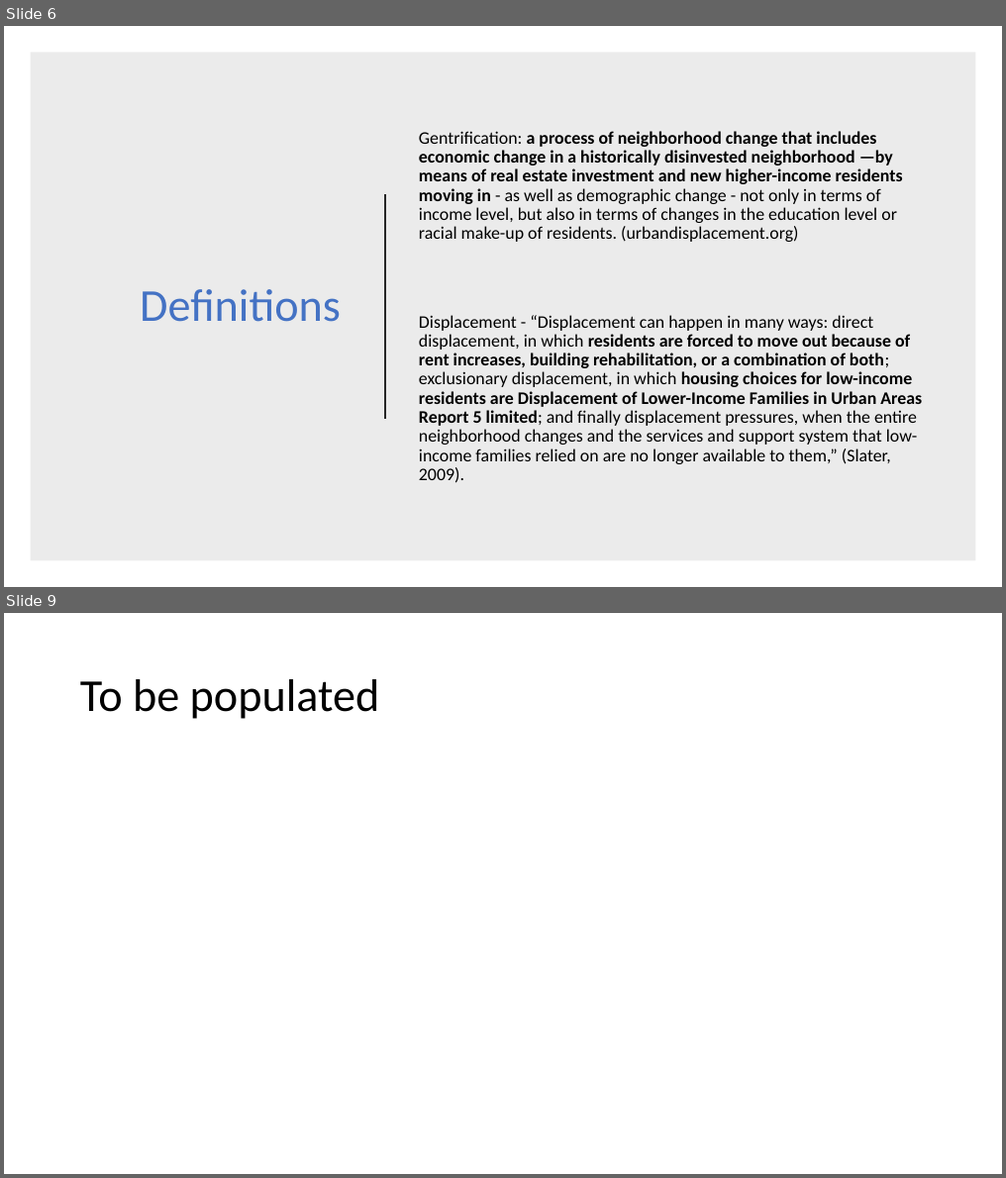
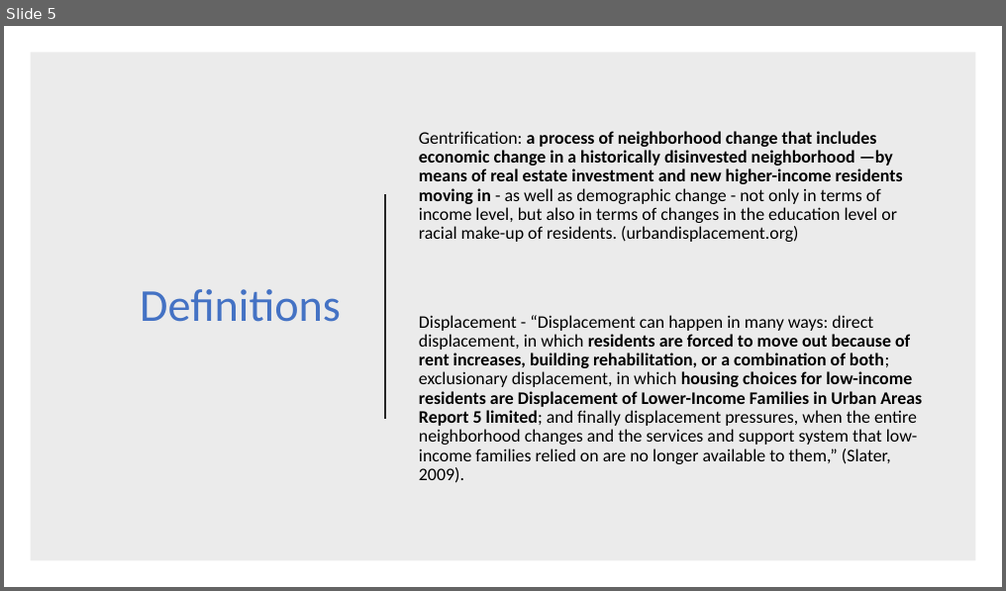
Before and after one commit to rbarre23/rbarre23, a slide deck: 5_Final_Project/3_Presentation/Gentrification and Citizenship.pptx. Shown one above the other, each under a label of ours: slides 6 and 9 before the commit, slide 5 after it; the slides between them are not shown. The pictures are 1006x1178 and 1006x591 pixels, drawn with LibreOffice and Linux fonts; fonts in the diff are those of the drawing. Boxes give left, top, right and bottom in pixels: in the first picture for what was removed or moved away, otherwise in the second. Text is boxed around its words. In the diff, an @@ line names an element or a change of style, - is before the commit and + after.

```diff
--- a/5_Final_Project/3_Presentation/Gentrification and Citizenship.pptx
+++ b/5_Final_Project/3_Presentation/Gentrification and Citizenship.pptx
@@ slide 9 removed at bbox=[4, 613, 1002, 1174], background #FFFFFF @@
@@ title removed at bbox=[80, 679, 380, 719] @@
-To be populated
@@ what was slide 6 is now slide 5 @@
```
Also in this commit, not shown: 2 slides changed, 4 slides added, 1 other slide removed, 3 other files.
